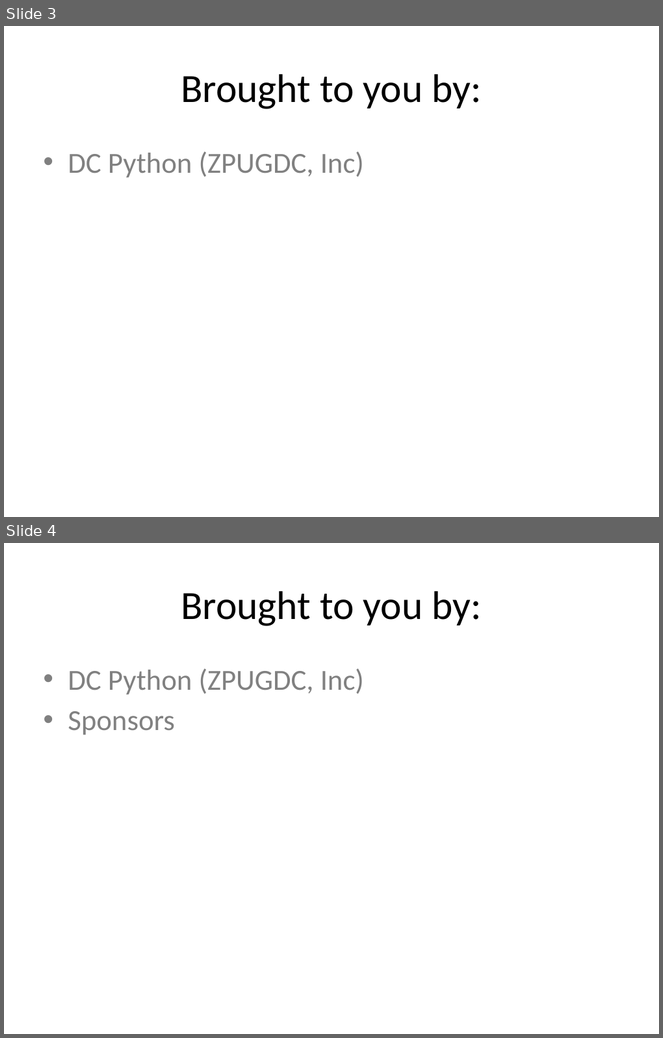
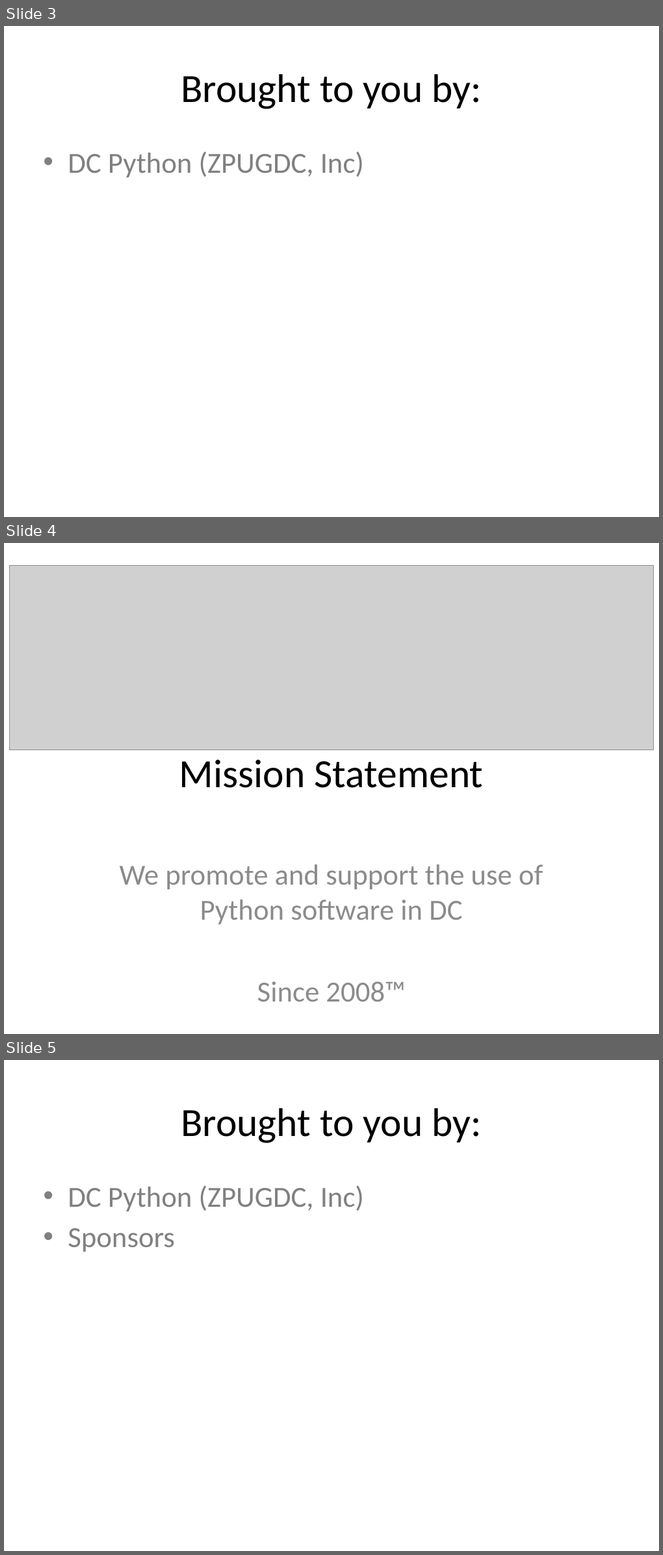
Before and after one commit to DCPython/generic-meetup-slides, a slide deck: DC Python Generic Meetup Slides.pptx. Shown one above the other, each under a label of ours: slides 3 and 4 before the commit, slides 3, 4 and 5 after it. The pictures are 663x1038 and 663x1555 pixels, drawn with LibreOffice and Linux fonts; fonts in the diff are those of the drawing; grey boxes stand for pictures. Boxes give left, top, right and bottom in pixels: in the first picture for what was removed or moved away, otherwise in the second. Text is boxed around its words. In the diff, an @@ line names an element or a change of style, - is before the commit and + after.

```diff
--- a/DC Python Generic Meetup Slides.pptx
+++ b/DC Python Generic Meetup Slides.pptx
@@ slide 4 added at (x1=4, y1=543, x2=659, y2=1034), background #FFFFFF @@
@@ picture added at (x1=9, y1=565, x2=653, y2=750) @@
@@ title added at (x1=180, y1=759, x2=484, y2=788), 44 pt, text #000000 @@
+Mission Statement
@@ subtitle added at (x1=120, y1=865, x2=543, y2=1002), 32 pt, text #8C8C8C @@
+We promote and support the use of Python software in DC
+Since 2008™
@@ what was slide 4 is now slide 5 @@
```
Also in this commit, not shown: 8 slides changed, 1 other slide added.
